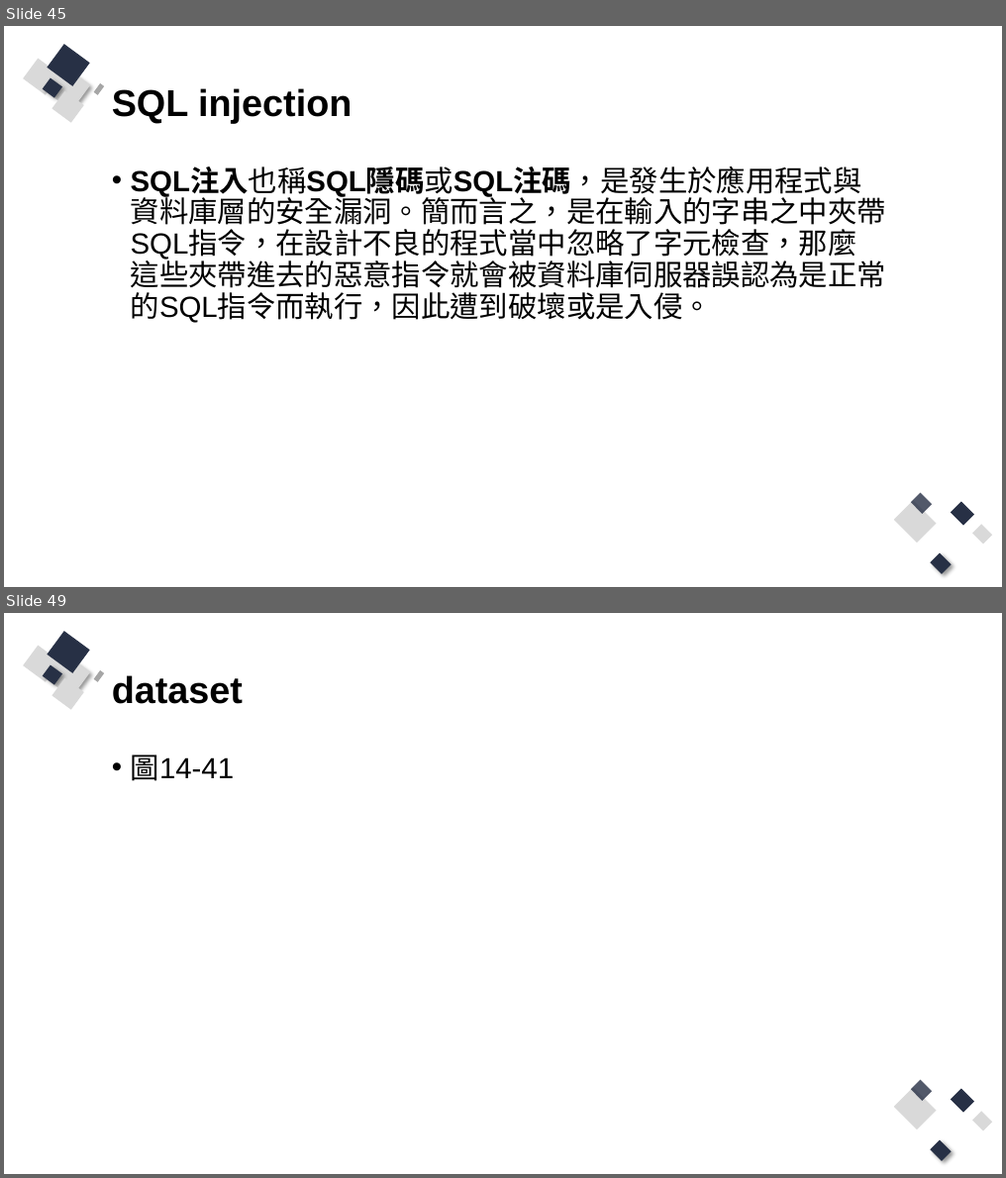
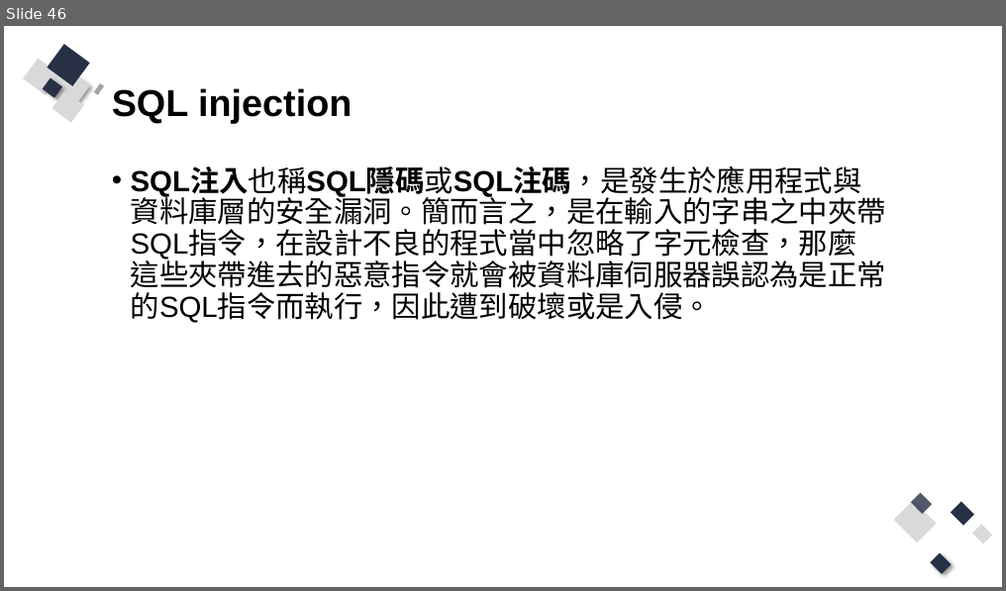
Before and after one commit to Q81JIAXIONG/-, a slide deck: 投影片/3.網站程式與資料庫溝通、互動.pptx. Shown one above the other, each under a label of ours: slides 45 and 49 before the commit, slide 46 after it; the slides between them are not shown. The pictures are 1006x1178 and 1006x591 pixels, drawn with LibreOffice and Linux fonts; fonts in the diff are those of the drawing. Boxes give left, top, right and bottom in pixels: in the first picture for what was removed or moved away, otherwise in the second. Text is boxed around its words. In the diff, an @@ line names an element or a change of style, - is before the commit and + after.

```diff
--- a/投影片/3.網站程式與資料庫溝通、互動.pptx
+++ b/投影片/3.網站程式與資料庫溝通、互動.pptx
@@ slide 49 removed at (4,613,1002,1174), background #FFFFFF; not listed: 13 template elements that a slide beside it also shows @@
@@ title removed at (112,675,243,704) @@
-dataset
@@ text removed at (131,755,234,781) @@
-• 圖14-41
@@ what was slide 45 is now slide 46 @@
```
Also in this commit, not shown: 6 slides changed, 11 slides added, 6 other slides removed, 11 other files.
